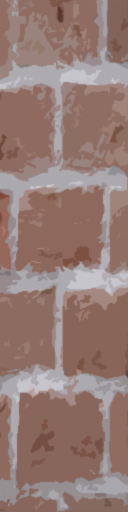
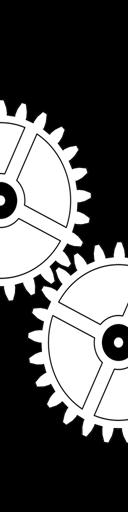
The second 128x512 image is a revision of the first. Changes to its layers:
removed layer "Layer 2 copy" over [0, 0, 128, 512]
hid "Layer 2", painted on it over [0, 0, 128, 512]
added layer "Layer 3 copy 2" above "Layer 3 copy" over [27, 241, 128, 444]
added layer "Layer 3 copy" above "Layer 0" over [0, 99, 92, 302]
painted on "Layer 0" over [0, 0, 128, 512]
